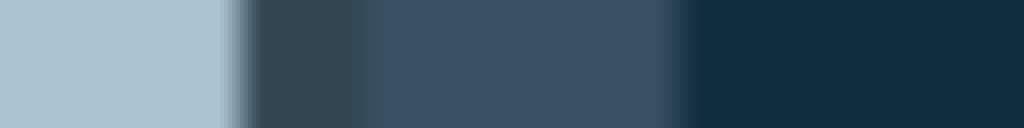
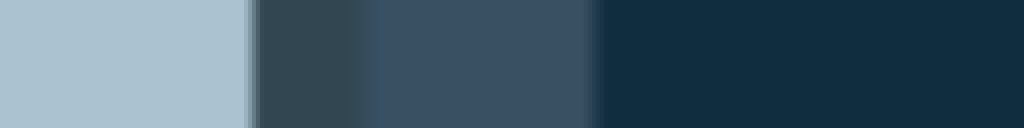
The second 1024 × 128 image is a revision of the first. Changes to its layers:
pixels changed over (220, 0, 700, 128) (layer not identified)
